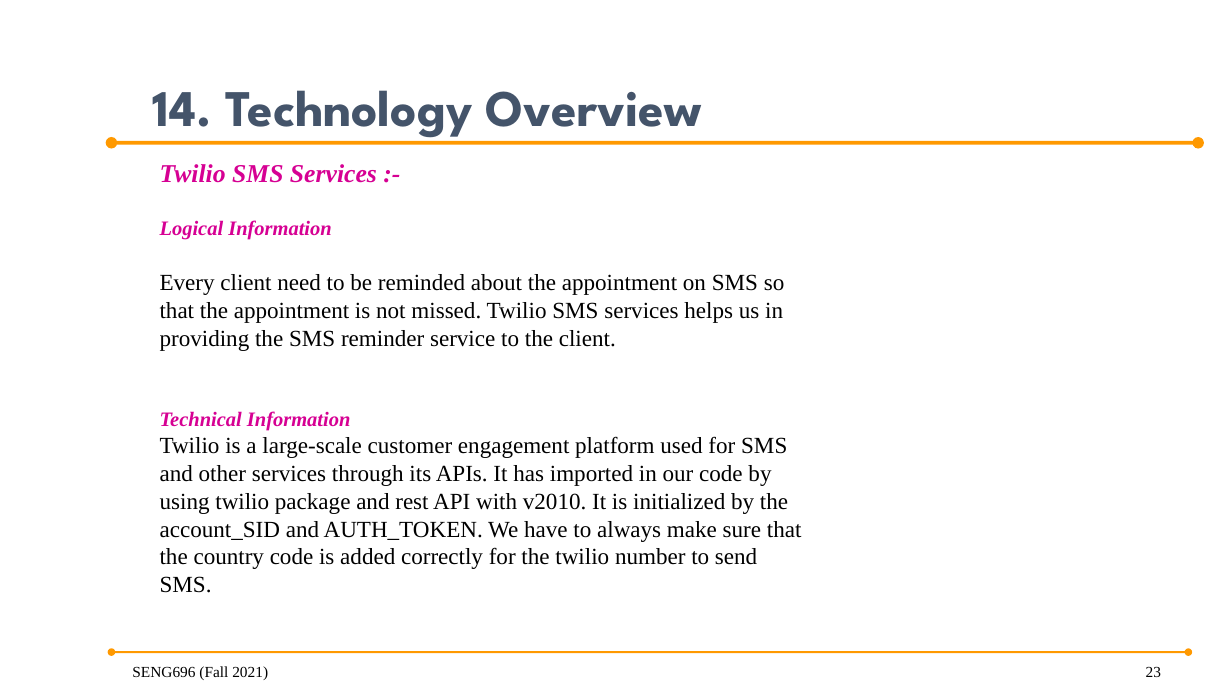
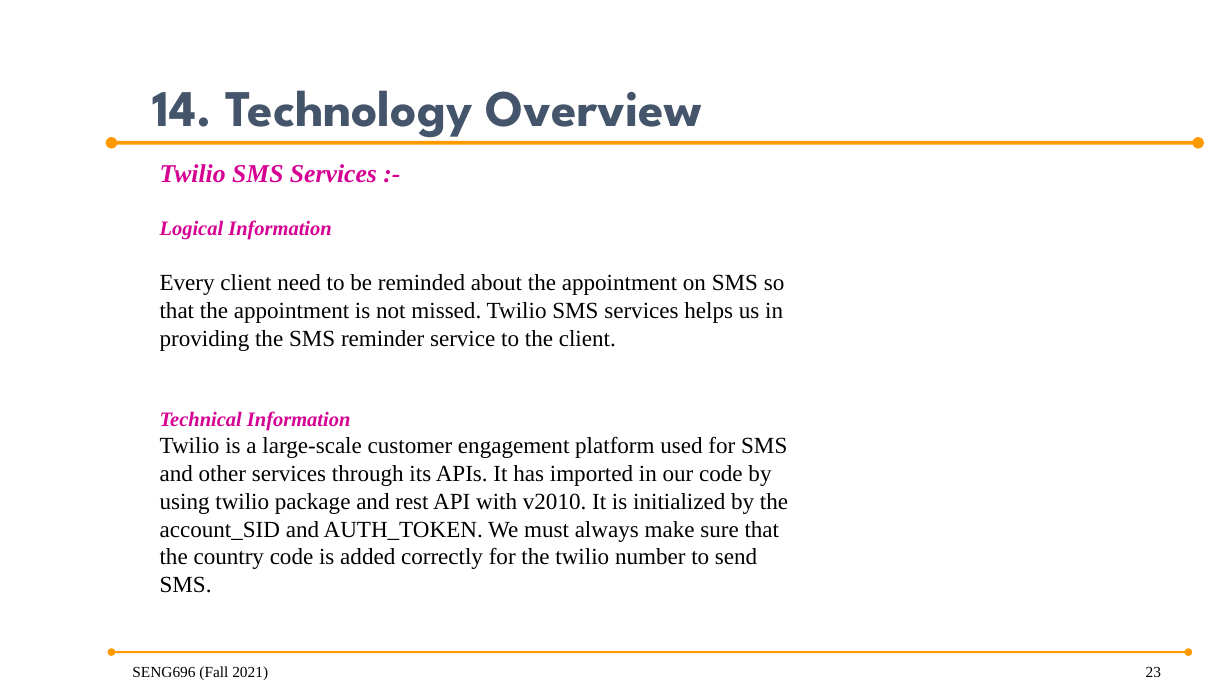
Before and after one commit to anish30145784/SENG696_GroupD, a slide deck: slide 23 of GroupD_ProjectPresentation .pptx. Drawn at 1232x693 pixels with LibreOffice and Linux fonts; fonts in the diff are those of the drawing; background and template pictures are left out. Boxes give left, top, right and bottom in pixels: in the first picture for what was removed or moved away, otherwise in the second. Text is boxed around its words. In the diff, an @@ line names an element or a change of style, - is before the commit and + after.

Commit message:
tech overview of video client agent

```diff
--- a/GroupD_ProjectPresentation .pptx
+++ b/GroupD_ProjectPresentation .pptx
@@ text at box(160, 436, 788, 593): text changed @@
-Twilio is a large-scale customer engagement platform used for SMS and other services through its APIs. It has imported in our code by using twilio package and rest API with v2010. It is initialized by the account_SID and AUTH_TOKEN. We have to always make sure that the country code is added correctly for the twilio number to send SMS.
+Twilio is a large-scale customer engagement platform used for SMS and other services through its APIs. It has imported in our code by using twilio package and rest API with v2010. It is initialized by the account_SID and AUTH_TOKEN. We must always make sure that the country code is added correctly for the twilio number to send SMS.
```
Also in this commit, not shown: 1 other slide changed.
